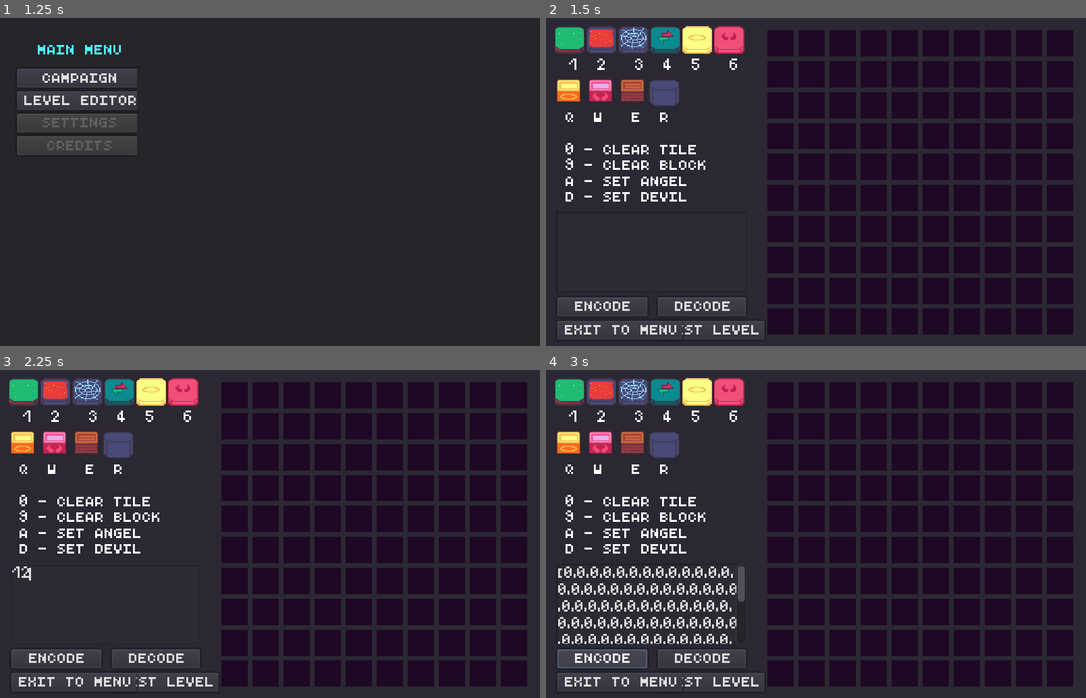
Above: before the commit, frames 1-4 (two rows, left to right).
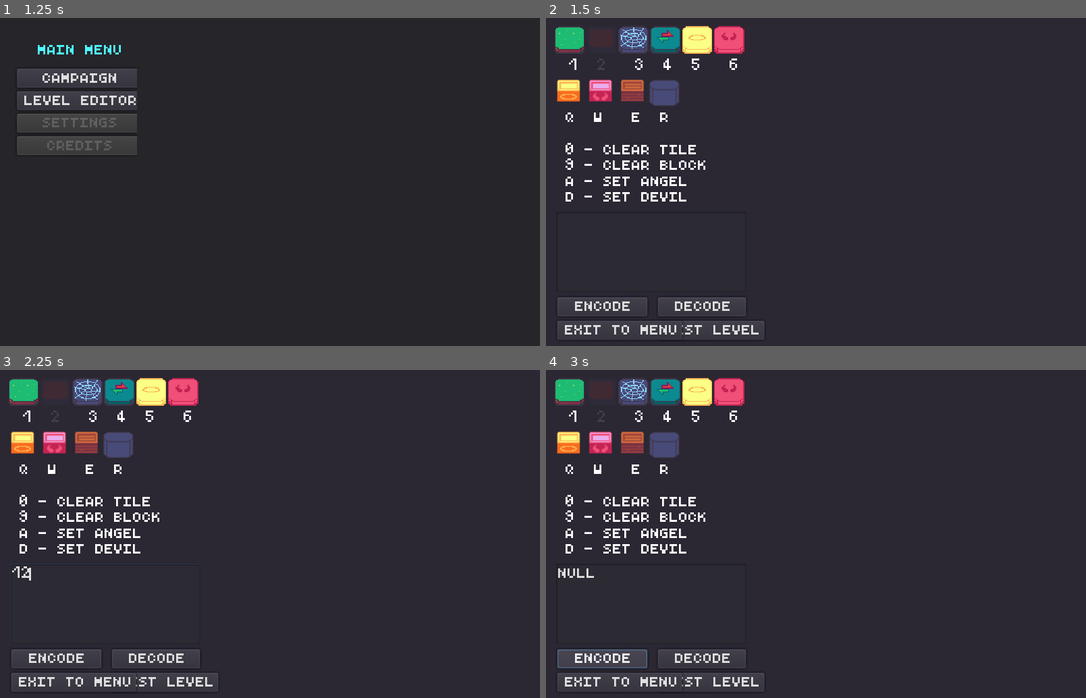
Above: after the commit, the same moments.

Repository: JRo-Robros/Angie-and-Monica
Game: Godot game, scene res://Title.tscn
The game is run twice, just before and just after one commit, with the same random seed, the same clock (stepped at 60 frames per second) and the same inputs.
Inputs (mouse positions are in pixels of both pictures, inside the frame that each line leads up to):
- Up to frame 1 (1.25 s): tap Enter at 0.5 s; move the mouse to (388, 165) at 0.52 s; hold Right (ui_right) from 0.53 s (still down); click (388, 165) at 0.67 s
- Up to frame 2 (1.5 s): release Right (ui_right) at 1.25 s; click "Level Editor" at 1.25 s
- Up to frame 3 (2.25 s): click (108, 602) at 2.02 s; type "12" at 2.1 s
- Up to frame 4 (3 s): click "Encode" at 2.75 s

Frame 1 is identical in both runs. In frame 2, 39% of the frame differs, in the area x 7-98%, y 2-97%; in frame 3, 39%; in frame 4, 42%, in the area x 2-98%, y 2-97%.
Error after the commit: Parse Error: Expected block in pattern branch (res://Scripts/EditTile.gd:39)

Commit message:
Disabled Lava Tile In Editor

Diff:
--- a/Editor.tscn
+++ b/Editor.tscn
@@ -27,17 +27,27 @@
 position = Vector2( 75, 82 )
 texture = ExtResource( 5 )
 
+[node name="Label" type="Label" parent="."]
+margin_left = 22.0
+margin_top = 43.0
+margin_right = 202.0
+margin_bottom = 60.0
+rect_pivot_offset = Vector2( 8, -17 )
+text = "1  2   3  4  5   6"
+__meta__ = {
+"_edit_use_anchors_": false
+}
+
 [node name="Terrain" type="Sprite" parent="."]
 position = Vector2( 110, 22 )
 texture = ExtResource( 2 )
 
-[node name="Label" type="Label" parent="."]
-margin_left = 22.0
-margin_top = 43.0
-margin_right = 198.0
-margin_bottom = 60.0
-rect_pivot_offset = Vector2( 8, -17 )
-text = "1  2   3  4  5   6"
+[node name="ColorRect" type="ColorRect" parent="Terrain"]
+margin_left = -67.0
+margin_top = -13.0
+margin_right = -35.0
+margin_bottom = 37.0
+color = Color( 0.168627, 0.152941, 0.2, 0.890196 )
 __meta__ = {
 "_edit_use_anchors_": false
 }
--- a/Scripts/EditTile.gd
+++ b/Scripts/EditTile.gd
@@ -35,7 +35,7 @@
 			49:
 				set_tile_type(1)
 			50:
-				set_tile_type(2)
+				#set_tile_type(2)
 			51:
 				set_tile_type(3)
 			52:
